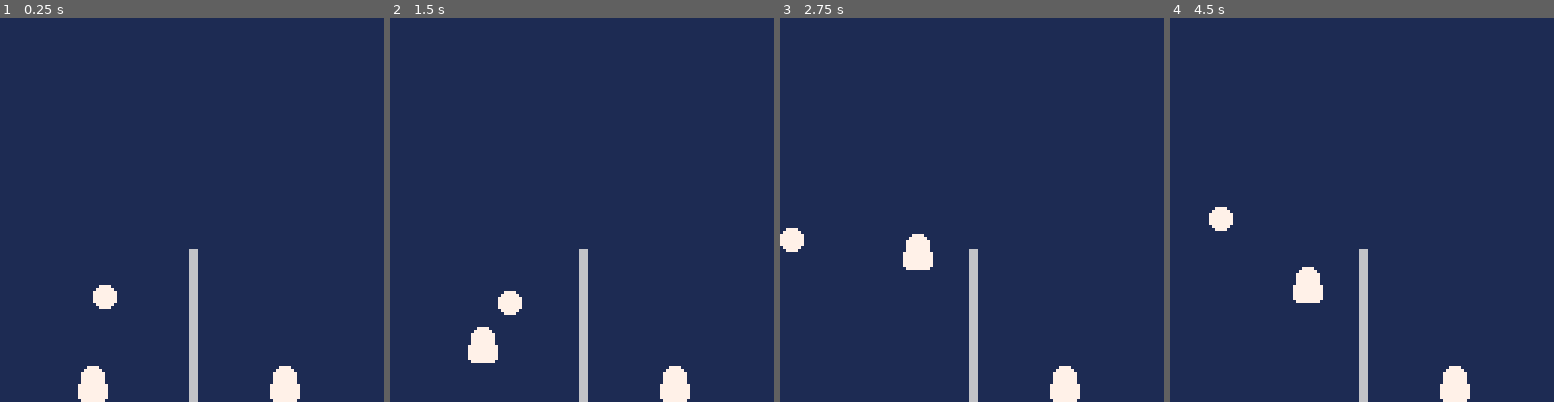
Above: before the commit, frames 1-4 (left to right).
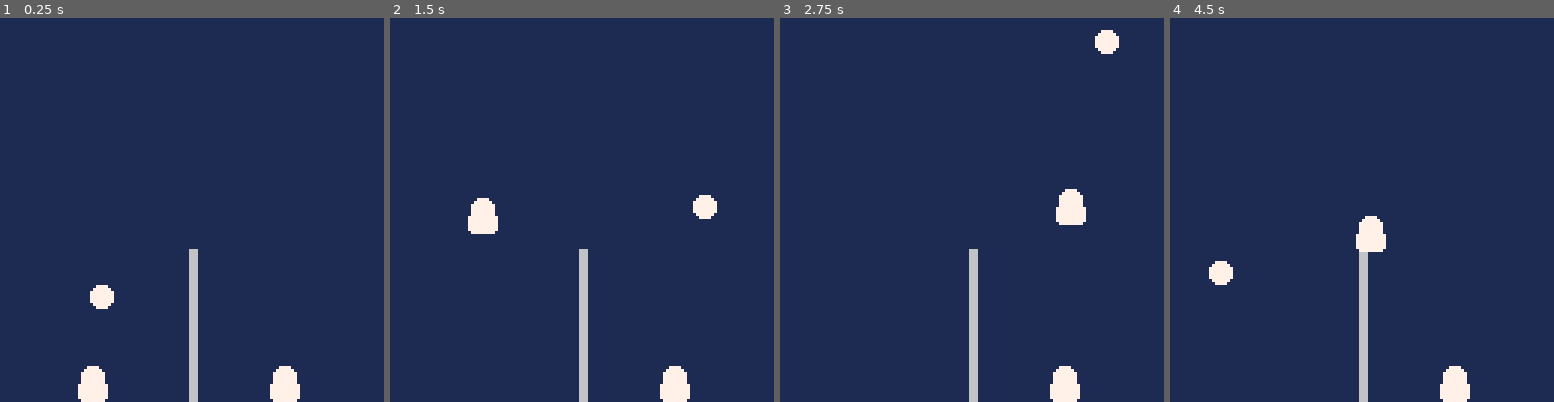
Above: after the commit, the same moments.

Repository: SteScheller/plob8lob
Game: PICO-8 cartridge plob8lob.p8
Same seed, same stepped clock (60 frames per second), same inputs: the game is played once before the commit and once after it.
Inputs:
- Up to frame 1 (0.25 s): no input
- Up to frame 2 (1.5 s): tap X (X key) at 0.33, 1.07 s; tap O (Z key) at 0.7 s
- Up to frame 3 (2.75 s): hold Right 1.6-2.1 s; tap O (Z key) at 1.7, 2.1, 2.5 s; tap X (X key) at 1.85 s; hold Up 2.15-2.42 s; hold Right from 2.47 s (still down)
- Up to frame 4 (4.5 s): tap O (Z key) every 0.4 s from 2.9 to 4.1 s; tap X (X key) at 2.97, 4.08 s; release Right at 3.03 s; hold Left 3.08-3.58 s; hold Down 3.63-3.97 s; hold Right from 4.02 s (still down)

The runs differ from the first frame. In frame 1, 0.1% of the frame differs, in the area x 23-31%, y 69-76%; in frame 2, 1.9%, in the area x 20-86%, y 46-90%; in frame 3, 1.9%; in frame 4, 1.9%.

Commit message:
- worked on bouncing mechanics - worked on background image for the game

Diff:
--- a/plob8lob.p8
+++ b/plob8lob.p8
@@ -3,24 +3,26 @@
 __lua__
 -- Blobby Volley clone
 -- by HighPerformanceCookie
-physics = { yMax = 500, gravity = 0.2, poleHeight = 50}
+physics = { yMax = 500, gravity = 0.3, poleHeight = 50}
 rules = { kickoff = true, lastTouch = 0, countTouch = 0 }
 objects = {}
 
 function _init()
  objects.w = World:create()
- objects.b = Ball:create({31, 31})
+ objects.b = Ball:create({30, 31})
  objects.p1 = Blob:create({23, 0}, 0)
- objects.p2 = Blob:create({87, 0}, 2)
+ objects.p2 = Blob:create({87, 0}, 1)
 end
 
 function _update()
  -- interact with players
  if objects.b:collide(objects.p1:getBounding()) then
-   objects.b:bounce(objects.p1:getCenter(), objects.p1.v)
+   rules.kickoff = false
+   objects.b:bounce(objects.p1:getCog(), objects.p1.v)
  end
  if objects.b:collide(objects.p2:getBounding()) then
-   objects.b:bounce(objects.p2:getCenter(), objects.p2.v)
+   rules.kickoff = false
+   objects.b:bounce(objects.p2:getCog(), objects.p2.v)
  end
 
  -- interact with world
@@ -37,9 +39,9 @@
 
  -- check if a player scored
  if (y1 <= 0) then
-  objects.b = Ball:create({31, 31})
+  objects.b = Ball:create({30, 31})
   objects.p1 = Blob:create({23, 0}, 0)
-  objects.p2 = Blob:create({87, 0}, 2)
+  objects.p2 = Blob:create({87, 0}, 1)
   rules.kickoff = true
  end
 
@@ -86,30 +88,33 @@
  blob.pos = pos -- origin: lower left of bounding box
  blob.w, blob.h = 16, 16
  blob.v = {0, 0}
- blob.sprStand = 0
+ blob.sprStand = 2
  blob.p = p or 0
  blob.bb = {3, 0, 12, 11}
  return blob
 end
 
 function Blob:update()
- if (self.p > 0) then
+ if (self.p >= 0) then
   -- human player
+  if (btn(0, self.p)) then self.v[1] = max(-3, self.v[1]-1)
+  elseif (btn(1, self.p)) then self.v[1] = min(3, self.v[1]+1)
+  else
+   if self.v[1] > 0 then self.v[1] -= 1
+   elseif self.v[1] < 0 then self.v[1] += 1 end
+  end
+  if (btn(4, self.p)) then self:jump() end
  else
   -- AI player
  end
 
- if (btn(0, self.p)) then self.pos[1] -= 1 end
- if (btn(1, self.p)) then self.pos[1] += 1 end
- if (btn(2, self.p)) then self.pos[2] += 1 end
- if (btn(3, self.p)) then self.pos[2] -= 1 end
- if (btn(4, self.p)) then self:jump() end
- if (btn(5, self.p)) then end
-
- self.v[2] -= physics.gravity
- self.pos = {
-  mid(0, self.pos[1] + self.v[1], 127),
-  mid(0, self.pos[2] + self.v[2], physics.yMax) }
+ if (self.pos[2] > 0) then
+  self.v[2] -= physics.gravity
+ else
+  self.v[2] = 0
+ end
+
+ self.pos = { max(-3, self.pos[1] + self.v[1]), max(0, self.pos[2] + self.v[2])}
 end
 
 function Blob:draw()
@@ -122,15 +127,18 @@
 end
 
 function Blob:jump()
- if (btnp(4, self.p)) then self.v = {0, 3} end
+ if self.pos[2] <= 0 then
+  self.pos[2] = 1
+  self.v[2] = 6
+ end
 end
 
 function Blob:getBounding()
  return offsetBounding(self.bb, self.pos)
 end
 
-function Blob:getCenter()
- return { self.pos[1] + 0.5 * (self.w-1), self.pos[2] + 0.5 * (self.h-1) }
+function Blob:getCog()
+ return { self.pos[1] + 0.5 * (self.w-1), self.pos[2] + 0.25 * (self.h-1) }
 end
 
 -->8
@@ -144,19 +152,22 @@
  ball.pos = pos -- origin: lower left of bounding box
  ball.w, ball.h = 8, 8
  ball.v = {0, 0}
- ball.spr = 2
+ ball.spr = 1
  ball.bb = {0, 0, 8, 8}
+ ball.bouncing = false
  return ball
 end
 
 function Ball:update()
  if not(rules.kickoff) then
-  self.v[2] -= physics.gravity
- end
-
- self.pos = {
-  mid(0, self.pos[1] + self.v[1], 127 - (self.w - 1)),
-  mid(0, self.pos[2] + self.v[2], physics.yMax) }
+  if not(self.bouncing) then
+   self.v[2] -= physics.gravity
+  else
+   self.bouncing = false
+  end
+ end
+
+ self.pos =  { self.pos[1] + self.v[1], self.pos[2] + self.v[2] }
 end
 
 function Ball:draw()
@@ -177,25 +188,26 @@
  local h = y2 - y1
  local lx, ly, rx, uy = offsetBounding(self.bb, self.pos)
  if (
-   (x1 < rx) and
-   (x1 + w > lx) and
-   (y1 < uy) and
-   (y1 + h > ly) ) then
-  rules.kickoff = false
-  return true
- end
- return false
+   (x1 <= rx) and
+   (x1 + w >= lx) and
+   (y1 <= uy) and
+   (y1 + h >= ly) ) then
+  self.colliding = true
+ else
+  self.colliding = false
+ end
+ return self.colliding
 end
 
 function Ball:bounce(p, v)
- printh(vlen(v))
- printh(vlen(self.v))
- printh('------------------')
- local vel = vlen(v) + vlen(self.v)
- vec = {
-  self.pos[1] + 0.5 * (self.w - 1) - p[1],
-  self.pos[2] + 0.5 * (self.h - 1) - p[2] }
- self.v = { vel * vec[1] / vlen(vec), vel * vec[2] / vlen(vec) }
+ if not(self.bouncing) then
+  local vel = (0.5 * vlen(v) + 0.8 * vlen(self.v))
+  vec = {
+   self.pos[1] + 0.5 * (self.w - 1) - p[1],
+   self.pos[2] + 0.5 * (self.h - 1) - p[2] }
+  self.v = { vel * vec[1] / vlen(vec), vel * vec[2] / vlen(vec) }
+  self.bouncing = true
+ end
 end
 
 function Ball:reflectVertical()
@@ -219,19 +231,19 @@
 end
 
 __gfx__
-00000000000000000077770000000000000000000000000000000000000000000000000000000000000000000000000000000000000000000000000000000000
-00000000000000000777777000000000000000000000000000000000000000000000000000000000000000000000000000000000000000000000000000000000
-00000000000000007777777700000000000000000000000000000000000000000000000000000000000000000000000000000000000000000000000000000000
-00000000000000007777777700000000000000000000000000000000000000000000000000000000000000000000000000000000000000000000000000000000
-00000077770000007777777700000000000000000000000000000000000000000000000000000000000000000000000000000000000000000000000000000000
-00000777777000007777777700000000000000000000000000000000000000000000000000000000000000000000000000000000000000000000000000000000
-00007777777700000777777000000000000000000000000000000000000000000000000000000000000000000000000000000000000000000000000000000000
-00007777777700000077770000000000000000000000000000000000000000000000000000000000000000000000000000000000000000000000000000000000
-00007777777700000000000000000000000000000000000000000000000000000000000000000000000000000000000000000000000000000000000000000000
-00007777777700000000000000000000000000000000000000000000000000000000000000000000000000000000000000000000000000000000000000000000
-00077777777770000000000000000000000000000000000000000000000000000000000000000000000000000000000000000000000000000000000000000000
-00077777777770000000000000000000000000000000000000000000000000000000000000000000000000000000000000000000000000000000000000000000
-00077777777770000000000000000000000000000000000000000000000000000000000000000000000000000000000000000000000000000000000000000000
-00077777777770000000000000000000000000000000000000000000000000000000000000000000000000000000000000000000000000000000000000000000
-00077777777770000000000000000000000000000000000000000000000000000000000000000000000000000000000000000000000000000000000000000000
-00007777777700000000000000000000000000000000000000000000000000000000000000000000000000000000000000000000000000000000000000000000
+00000000007777000000000000000000000000000000000000000000000000000000000000000000000000000000000000000000000000000000000000000000
+00000000077777700000000000000000000000000000000000000000000000000000000000000000000000000000000000000000000000000000000000000000
+00000000777777770000000000000000000000000000000000000000000000000000000000000000000000000000000000000000000000000000000000000000
+00000000777777770000000000000000000000000000000000000000000000000000000000000000000000000000000000000000000000000000000000000000
+00000000777777770000007777000000000000000000000000000000000000000000000000000000000000000000000000000000000000000000000000000000
+00000000777777770000077777700000000000000000000000000000000000000000000000000000000000000000000000000000000000000000000000000000
+00000000077777700000777777770000000000000000000000000000000000000000000000000000000000000000000000000000000000000000000000000000
+00000000007777000000777777770000000000000000000000000000000000000000000000000000000000000000000000000000000000000000000000000000
+00000000000000000000777777770000000000000000000000000000000000000000000000000000000000000000000000000000000000000000000000000000
+00000000000000000000777777770000000000000000000000000000000000000000000000000000000000000000000000000000000000000000000000000000
+00000000000000000007777777777000000000000000000000000000000000000000000000000000000000000000000000000000000000000000000000000000
+00000000000000000007777777777000000000000000000000000000000000000000000000000000000000000000000000000000000000000000000000000000
+00000000000000000007777777777000000000000000000000000000000000000000000000000000000000000000000000000000000000000000000000000000
+00000000000000000007777777777000000000000000000000000000000000000000000000000000000000000000000000000000000000000000000000000000
+00000000000000000007777777777000000000000000000000000000000000000000000000000000000000000000000000000000000000000000000000000000
+00000000000000000000777777770000000000000000000000000000000000000000000000000000000000000000000000000000000000000000000000000000
Not shown, added: .gitmodules
Not shown, added: resources/background.png
Not shown, added: resources/background.xcf
Not shown, added: resources/background_orig_healed.png
